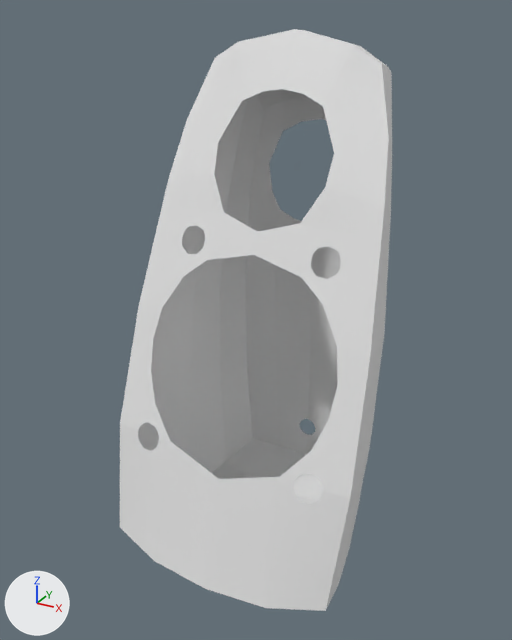
The Blender file Speaker.blend: old version first, new version second.
Both versions are drawn from a 50 mm camera at (2.9, -5.58, 2.58) aimed at (-0.07, -0.18, -0.12). The lights are fixed; the arrows at lower left show +X, +Y and +Z.
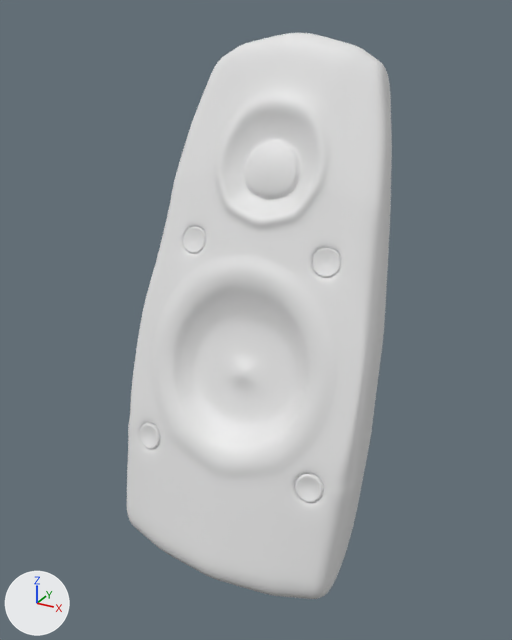
Changed parts and their boxes [x1, y1, x2, y2] in the pictures (512 x 640 px):
'Cube', reshaped, modifiers changed
    before: [120, 29, 392, 611]
    after: [127, 33, 392, 599]
part 1 of me_cube_001, added
    after: [136, 86, 391, 507]
part 2 of me_cube_001, shading changed
    before: [120, 29, 392, 611]
    after: [127, 33, 392, 599]

Patch to the scene script:
```diff
--- a/Speaker.blend.py
+++ b/Speaker.blend.py
@@ me_cube_001 @@
 # used by ob_cube; location = (0.0, 0.0, 0.0)
-me_cube_001.from_pydata(...)  # 530 vertices, 481 faces; spans x 0.0..1.23, y -1.31..1.05, z -2.63..2.41
+me_cube_001.from_pydata(...)  # 1033 vertices, 1007 faces; spans x 0.0..1.23, y -1.31..1.05, z -2.63..2.41
+# me_cube_001 part 1: 494 vertices added at x 0.0..1.09, y -1.02..1.0, z -1.39..1.89
+# me_cube_001 part 2: 459 kept faces spanning x 0.0..1.23, y -1.31..1.05, z -2.63..2.41 are now shaded smooth
@@ ob_cube @@
 _m = ob_cube.modifiers.new('Mirror', 'MIRROR')
+_m.use_clip = True
+_m = ob_cube.modifiers.new('Subdivision', 'SUBSURF')
+_m.levels = 2
```
